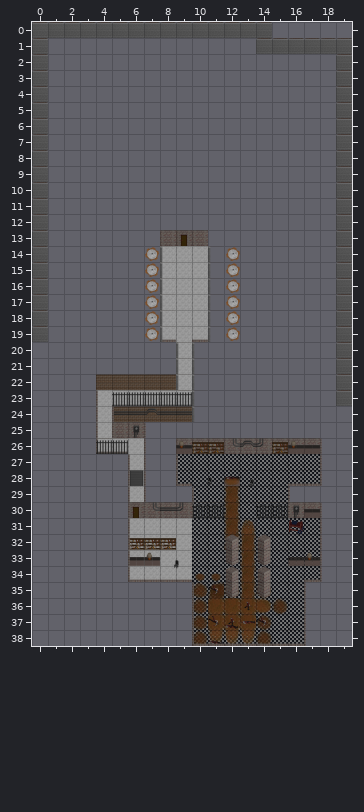
Level history. Tiled map: assetSource/evilWithin/meatBasementTopMap.tmx. The first picture shows the starting point.
Cells are 128x128 px. Shown: x 0..19, y 0..38.
Now the later version:
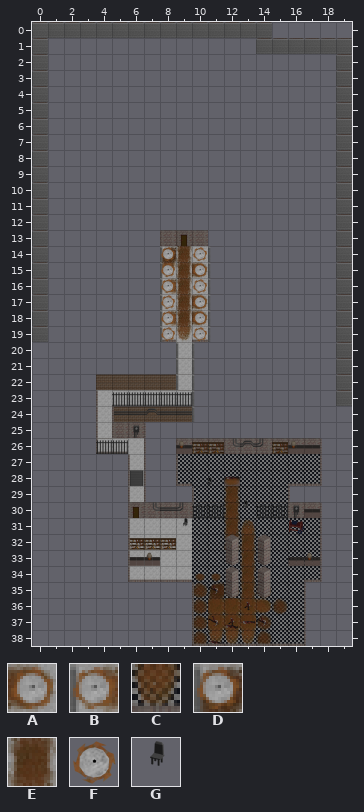
Key: from "tilesTop": A 28, B 29, C 30, D 32, E 33, F 44, G 45.
_ is an empty cell, . an unchanged one.
Objects are placed by their top-left corner, in cells (3,4 is the top-left corner of cell 3,4); size is 1x1 cell unless given.
See-through tiles are keyed as they look on the map.
Change:
--- layer "bloodOnFloor"
@@ x 8..10 @@
-14 __.
-15 ___
-16 __.
-17 .__
-18 ___
-19 ._.
+14 DE.
+15 CEA
+16 BE.
+17 .EA
+18 BEA
+19 .C.
--- layer "tileLogic"
-F at 7,14
+F at 8,14
-F at 12.1,14
+F at 10,14
-F at 7,15
+F at 8,15
-F at 12.1,15
+F at 10,15
-F at 7,16
+F at 8,16
-F at 12.1,16
+F at 10,16
-F at 7,17
+F at 8,17
-F at 12.1,17
+F at 10,17
-F at 7,18
+F at 8,18
-F at 12.1,18
+F at 10,18
-F at 7,19
+F at 8,19
-F at 12.1,19
+F at 10,19
-G at 13.2,28.5
+G at 12.8,29.8
-G at 8.5,33.5
+G at 9.1,31
Boxes around the changes in both pictures, in picture pixels (x1, y1, x2, y2):
changed: (145, 246, 208, 342)
old place: (226, 247, 240, 341)
old place: (249, 479, 254, 487)
new place: (243, 500, 248, 508)
new place: (183, 518, 188, 527)
old place: (174, 560, 179, 569)
